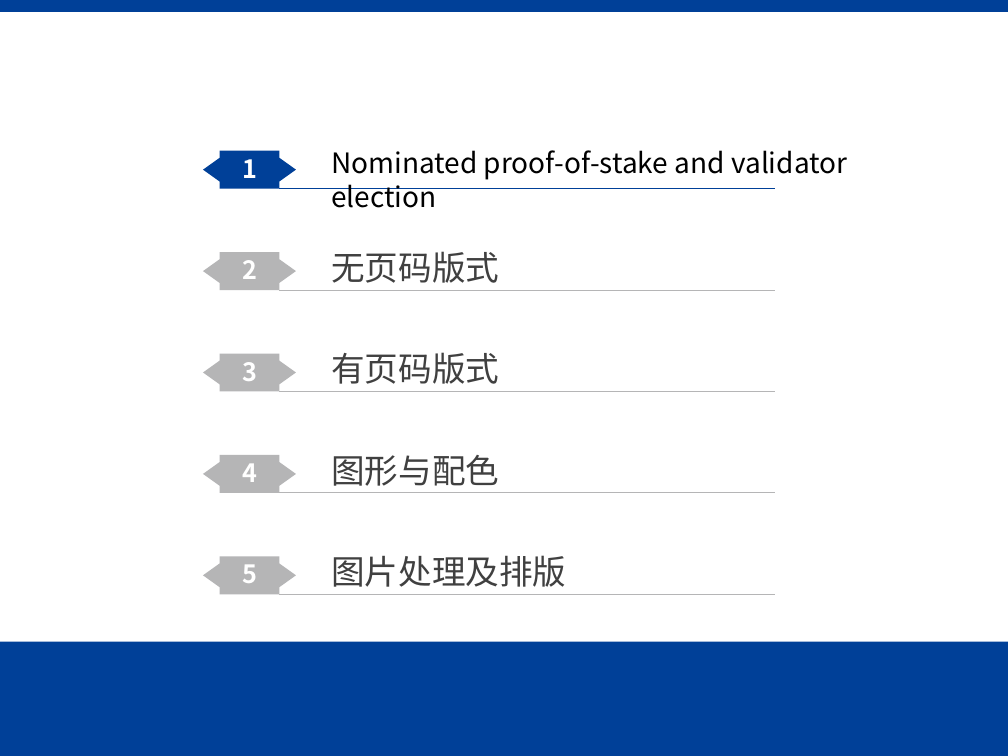
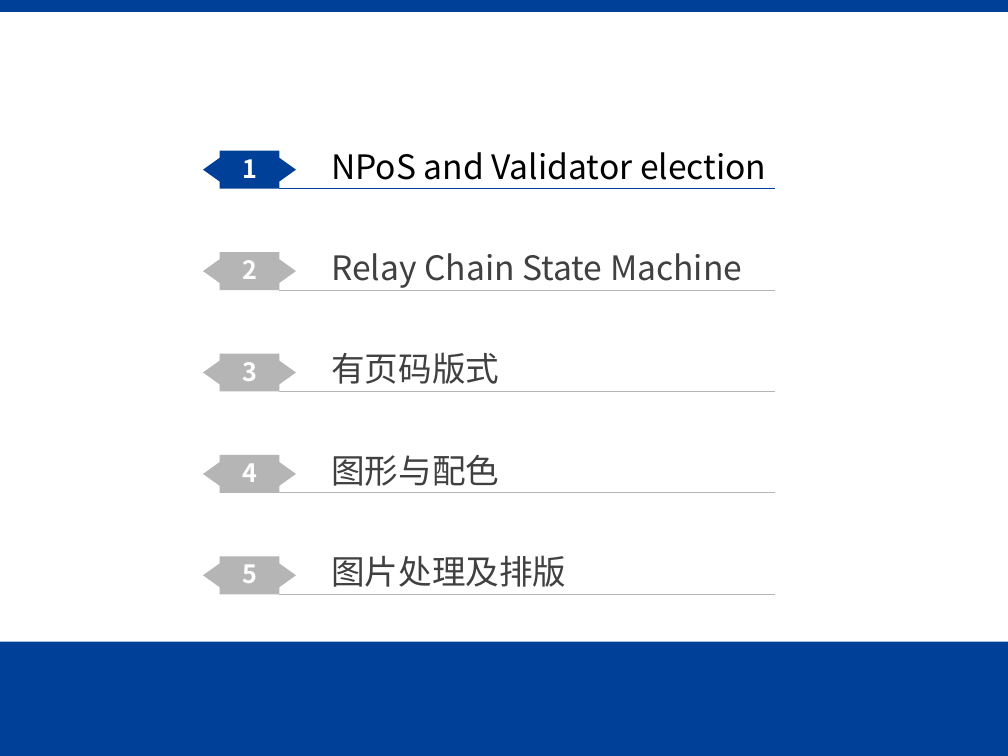
Before and after one commit to Voidkai/Polkadot, a slide deck: slide 3 of Polkadot-PPT.pptx. Drawn at 1008x756 pixels with LibreOffice and Linux fonts; fonts in the diff are those of the drawing; background and template pictures are left out. Boxes give left, top, right and bottom in pixels: in the first picture for what was removed or moved away, otherwise in the second. Text is boxed around its words. In the diff, an @@ line names an element or a change of style, - is before the commit and + after.

```diff
--- a/Polkadot-PPT.pptx
+++ b/Polkadot-PPT.pptx
@@ text at [331,152,766,180]: text changed; size 20 to 24 pt @@
-Nominated proof-of-stake and validator election
+NPoS and Validator election
@@ text at [331,253,742,288]: text changed @@
-无页码版式
+Relay Chain State Machine
```
Also in this commit, not shown: 8 other slides changed, 4 slides added, 3 other files.
